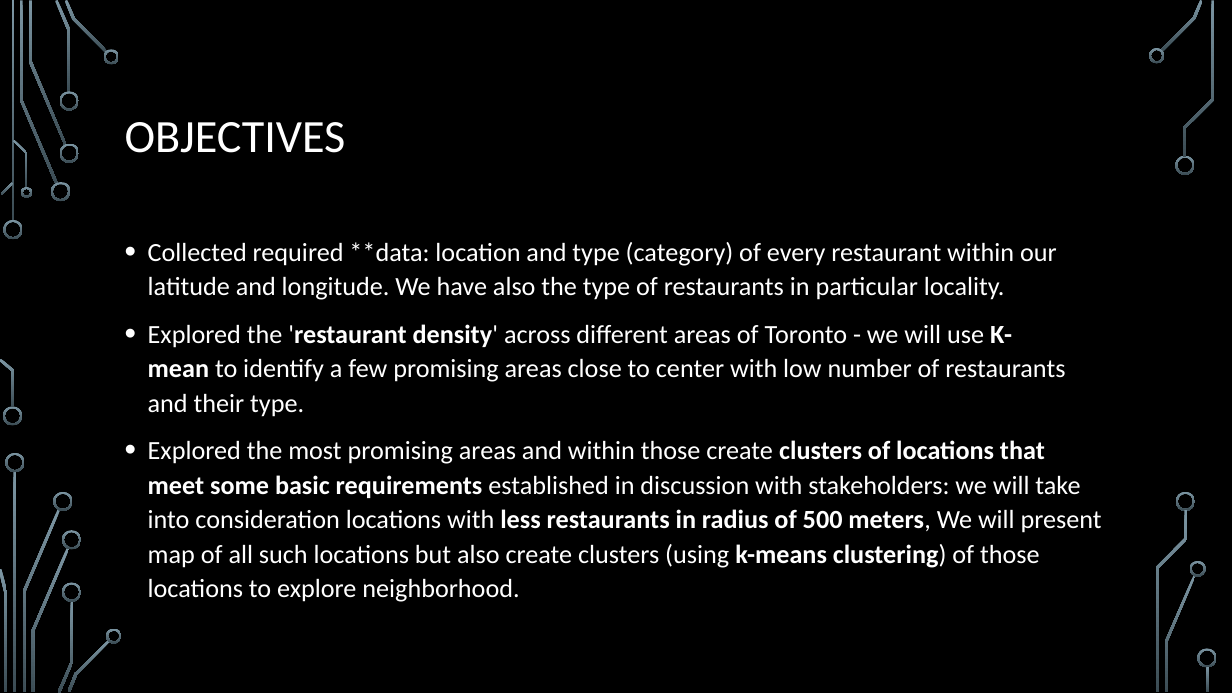
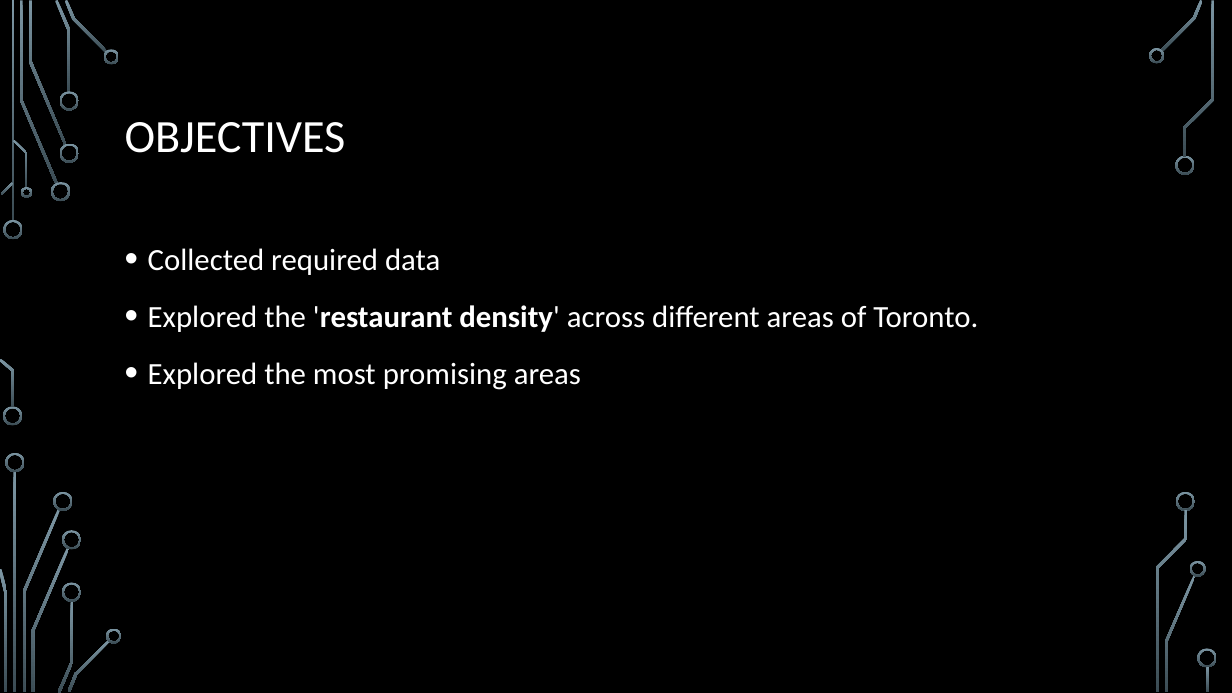
Before and after one commit to banksgd/datasciencecoursera, a slide deck: slide 3 of The Battle of Neighborhoods (week 2) - PPT.pptx. Drawn at 1232x693 pixels with LibreOffice and Linux fonts; fonts in the diff are those of the drawing; background and template pictures are left out. Boxes give left, top, right and bottom in pixels: in the first picture for what was removed or moved away, otherwise in the second. Text is boxed around its words. In the diff, an @@ line names an element or a change of style, - is before the commit and + after.

```diff
--- a/The Battle of Neighborhoods (week 2) - PPT.pptx
+++ b/The Battle of Neighborhoods (week 2) - PPT.pptx
@@ text at box(148, 248, 978, 390): text changed; size 20.4 to 24 pt @@
-• Collected required **data: location and type (category) of every restaurant within our latitude and longitude. We have also the type of restaurants in particular locality.
-• Explored the 'restaurant density' across different areas of Toronto - we will use K- mean to identify a few promising areas close to center with low number of restaurants and their type.
-• Explored the most promising areas and within those create clusters of locations that meet some basic requirements established in discussion with stakeholders: we will take into consideration locations with less restaurants in radius of 500 meters, We will present map of all such locations but also create clusters (using k-means clustering) of those locations to explore neighborhood.
+• Collected required data
+• Explored the 'restaurant density' across different areas of Toronto.
+• Explored the most promising areas
```
Also in this commit, not shown: 6 other slides changed.
